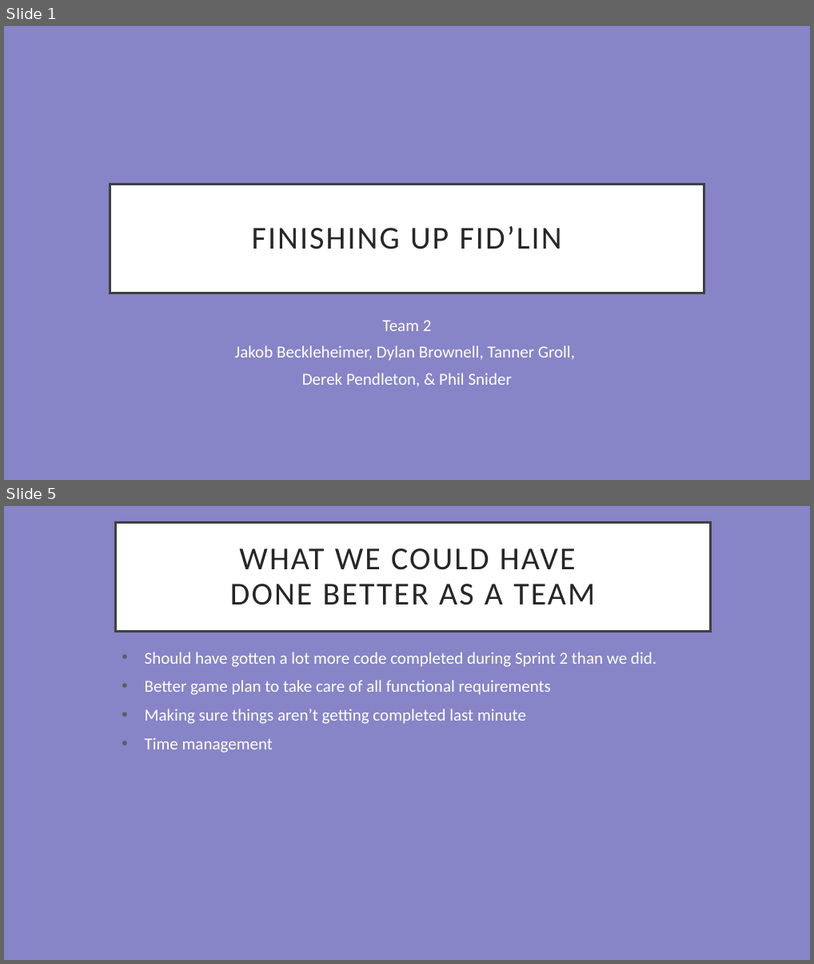
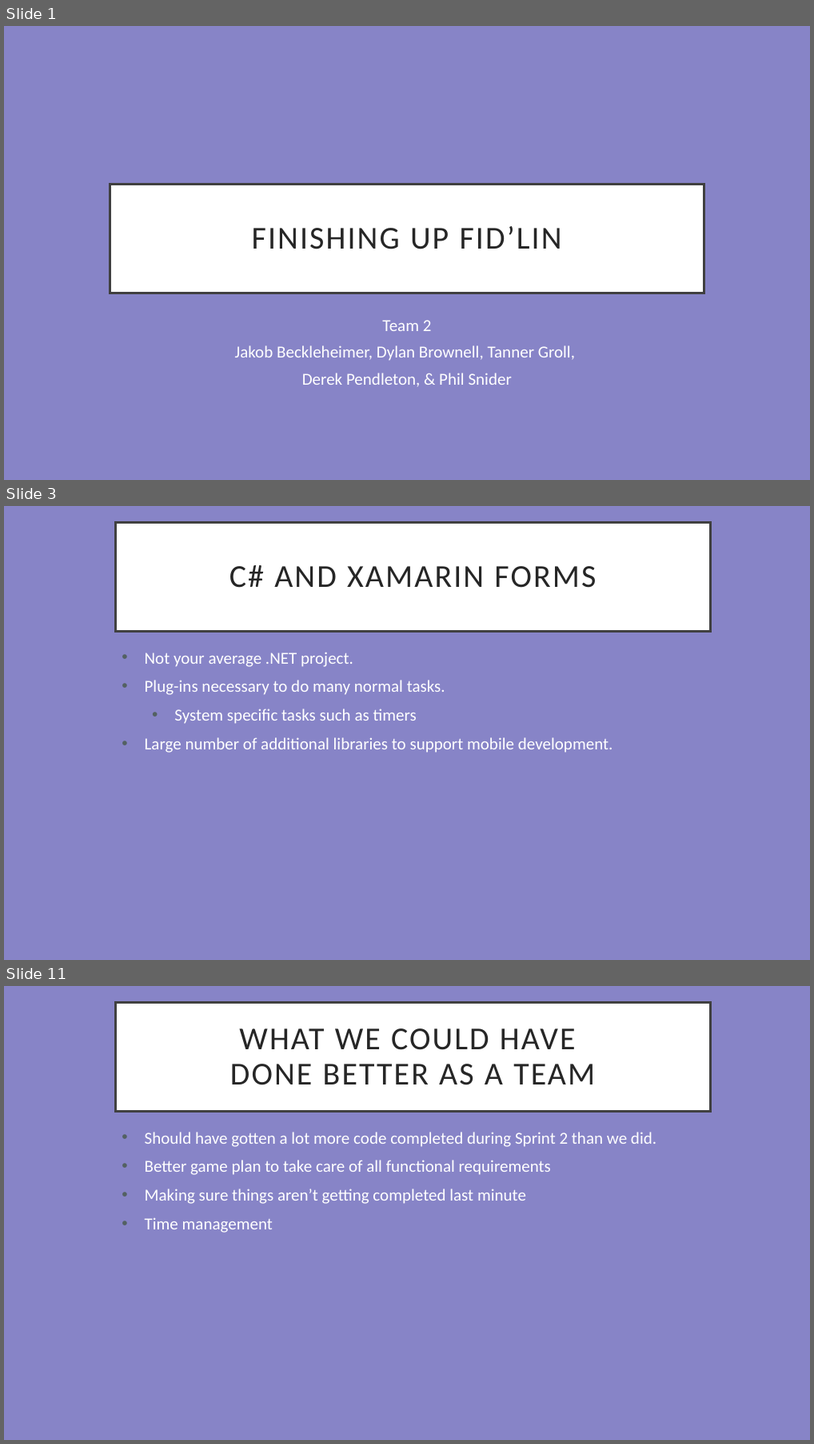
Before and after one commit to Thatawesomeguy4/FiddlePracticeAppCPSC4910, a slide deck: Fid'Lin Final Presentation.pptx. Shown one above the other, each under a label of ours: slides 1 and 5 before the commit, slides 1, 3 and 11 after it; the slides between them are not shown. The pictures are 814x964 and 814x1444 pixels, drawn with LibreOffice and Linux fonts; fonts in the diff are those of the drawing. Boxes give left, top, right and bottom in pixels: in the first picture for what was removed or moved away, otherwise in the second. Text is boxed around its words. In the diff, an @@ line names an element or a change of style, - is before the commit and + after.

```diff
--- a/Fid'Lin Final Presentation.pptx
+++ b/Fid'Lin Final Presentation.pptx
@@ slide 3 added at (4,506,810,960), background #8784C7 @@
@@ title added at (116,522,710,632), fill #FFFFFF, outline #404040 3 pt, 38 pt, text #262626 @@
+C# AND XAMARIN FORMS
@@ subtitle added at (145,652,614,752), 20 pt, text #FFFFFF @@
+• Not your average .NET project.
+• Plug-ins necessary to do many normal tasks.
+  • System specific tasks such as timers
+• Large number of additional libraries to support mobile development.
@@ what was slide 5 is now slide 11 @@
```
Also in this commit, not shown: 2 slides changed, 6 other slides added, 1 slide removed.
